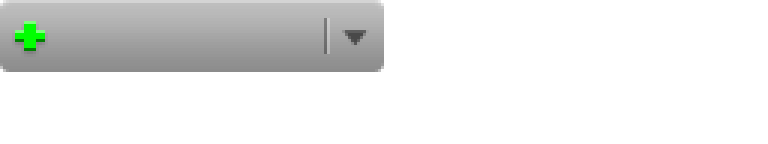
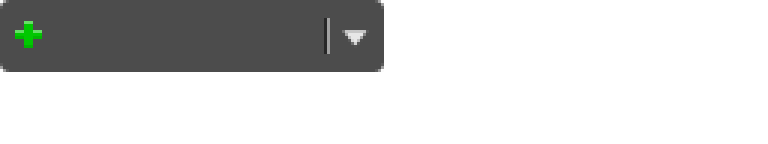
The second 768 x 144 image is a revision of the first. Changes to its layers:
"Layer 3": opacity 49% → 40%, blend normal → luminosity, moved it into group "Add Stream", painted on it over (15, 21, 45, 51)
moved "Layer 2" into group "Add Stream", painted on it over (15, 21, 45, 51)
"line" (2nd of 2, in "Add Stream" › "normal"): opacity 31% → 48% over (324, 18, 330, 54)
painted on "arrow copy 3" over (342, 30, 369, 48)
showed "btn_128x24", opacity 100% → 70%, painted on it over (0, 0, 384, 72)
hid "btn_128x24_h", painted on it over (0, 0, 384, 72)
